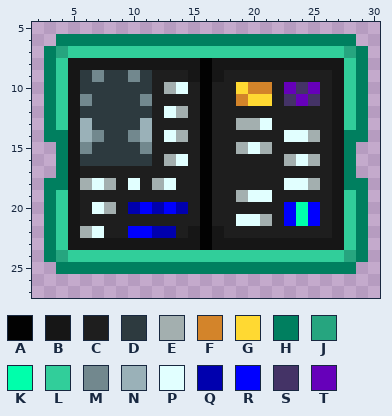
Two versions of one pixel-art sprite, Resources/Textures/_EE/Contractors/Passport.rsi/passport_qiimaeru_open.png. The picture above is the old version.
The file is 32x32 pixels. Shown: x 2..30, y 5..27.
Palette (. is transparent): A #020202  B #161616  C #1e1e1e  D #2d3a3f  E #a3afaf  F #d3842a  G #ffd932  H #007f5f  J #26a57f  K #00ffab  L #31ce9a  M #72888e  N #9ab1b8  P #e1ffff  Q #0000ae  R #0000ff  S #443366  T #6600ba
Pixels before, first column x 3:
 6 .HHHHHHHHHHHHHHHHHHHHHHHHH.
 7 HJLLLLLLLLLLLLLLLLLLLLLLLJH
 8 HLBBBBBBBBBBBABBBBBBBBBBBLH
 9 HLBDMDDMDCCCBABCCCCCCCCCBLH
10 HLBDDDDDDCEPCACCGFFCTSTCBLH
11 HLBMDDDDMCCCCACCFGGCSTSCBLH
12 HLBDDDDDDCPECACCCCCCCCCCBLH
13 HLBNDDDDNCCCCACCEEPCCCCCBLH
14 HHBNMDDMNCPECACCCCCCPPECBHH
15 .HBMDDDDMCCCCACCEPECCCCCBH.
16 .HBDDDDDDCEPCACCCCCCEPECBH.
17 .HBCCCCCCCCCCACCCCCCCCCCBH.
18 HHBEPECPCEPCCACCCCCCPPECBHH
19 HLBCCCCCCCCCCACCEPPCCCCCBLH
20 HLBCPECQRQRQCACCCCCCRKRCBLH
21 HLBCCCCCCCCCCACCPPECRKRCBLH
22 HLBEPCCRRQQCBABCCCCCCCCCBLH
23 HLBBBBBBBBBBBABBBBBBBBBBBLH
24 HJLLLLLLLLLLLLLLLLLLLLLLLJH
25 .HHHHHHHHHHHHHHHHHHHHHHHHH.
The result:
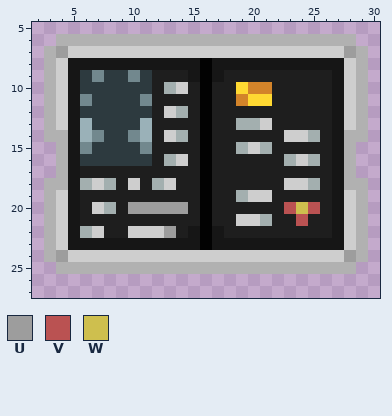
Colours new in this view: U #9d9d9d  V #ba5252  W #cebf4e
Changes in this commit:
colour H: #007f5f -> #b1b1b1
colour L: #31ce9a -> #cecece
Changed rows in their new state; - is a pixel that keeps its letter.
first column x 4:
 7 U-----------------------U
10 ----------L--------CCC---
11 -------------------CCC---
12 ---------L---------------
13 -----------------L-------
14 ---------L---------LL----
15 ----------------L--------
16 ----------L---------L----
18 ---L--L--L---------LL----
19 ----------------LL-------
20 ---L--UUUUU--------VWV---
21 ---------------LL--CVC---
22 ---L--LLLU---------------
24 U-----------------------U
